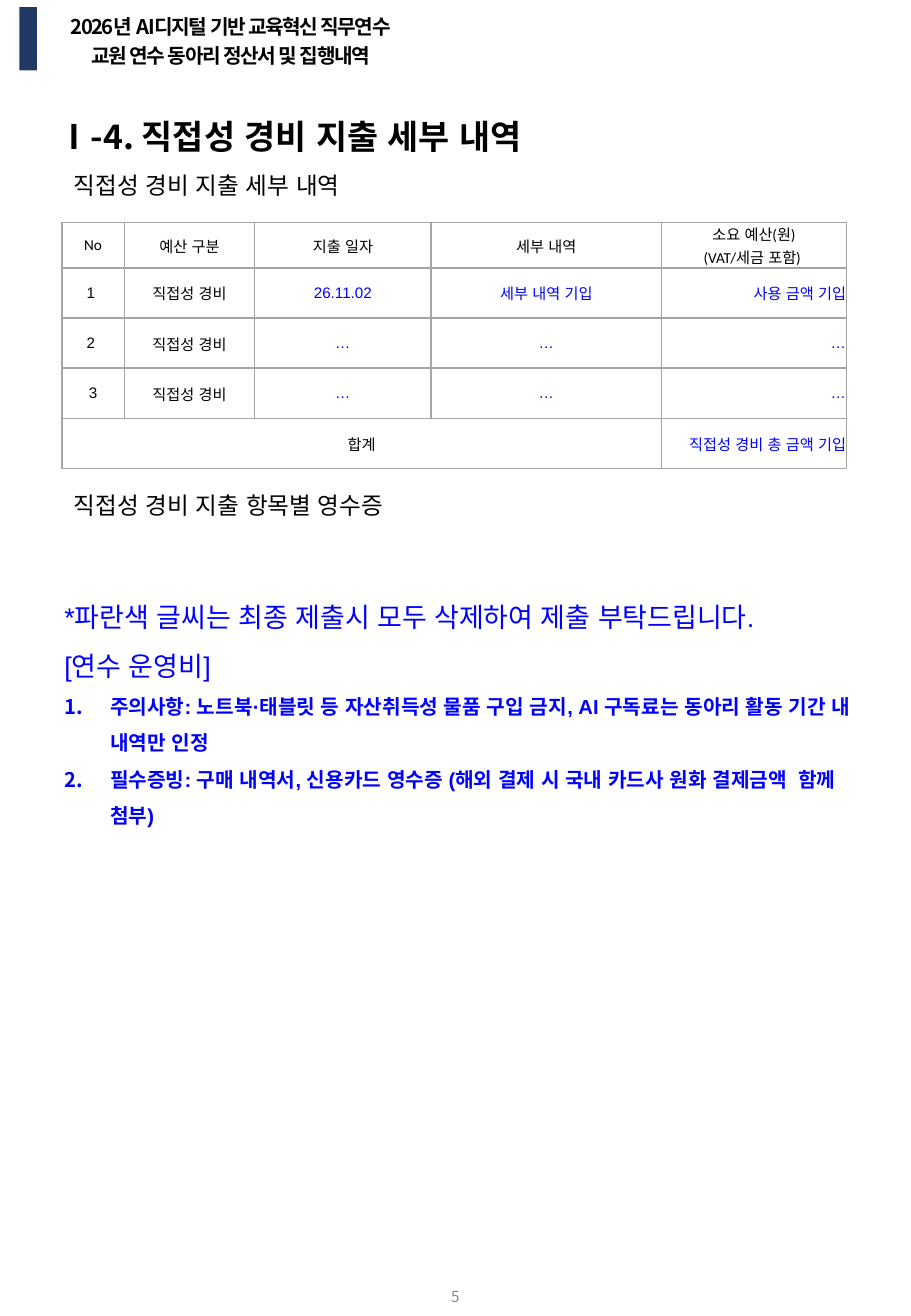
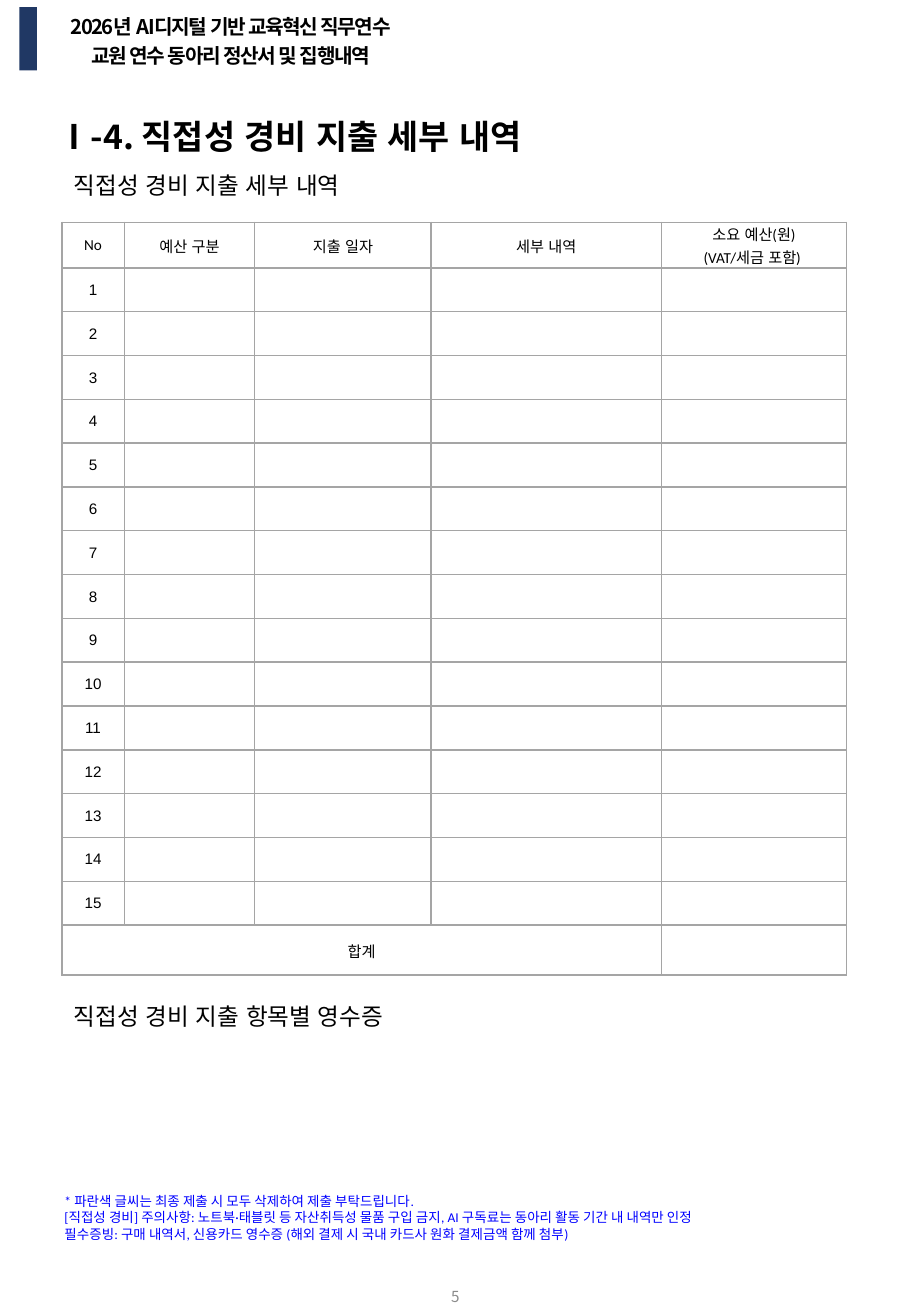
Before and after one commit to uhakim/busan_ai_yesan, a slide deck: slide 5 of app/public/templates/settlement.pptx. Drawn at 911x1316 pixels with LibreOffice and Linux fonts; fonts in the diff are those of the drawing. Boxes give left, top, right and bottom in pixels: in the first picture for what was removed or moved away, otherwise in the second. Text is boxed around its words. In the diff, an @@ line names an element or a change of style, - is before the commit and + after.

```diff
--- a/app/public/templates/settlement.pptx
+++ b/app/public/templates/settlement.pptx
@@ table at [62,222,847,963] @@
-row 2: 1 | 직접성 경비 | 26.11.02 | 세부 내역 기입 | 사용 금액 기입
-row 3: 2 | 직접성 경비 | … | … | …
-row 4: 3 | 직접성 경비 | … | … | …
-row 5: 합계 |  |  |  | 직접성 경비 총 금액 기입
+row 2: 1 |  |  |  | 
+row 3: 2 |  |  |  | 
+row 4: 3 |  |  |  | 
+row 5: 4 |  |  |  | 
+row 6: 5 |  |  |  | 
+row 7: 6 |  |  |  | 
+row 8: 7 |  |  |  | 
+row 9: 8 |  |  |  | 
+row 10: 9 |  |  |  | 
+row 11: 10 |  |  |  | 
+row 12: 11 |  |  |  | 
+row 13: 12 |  |  |  | 
+row 14: 13 |  |  |  | 
+row 15: 14 |  |  |  | 
+row 16: 15 |  |  |  | 
+row 17: 합계 |  |  |  | 
@@ text "직접성 경비 지출 항목별 영수증": place and size @@
-text "직접성 경비 지출 항목별 영수증" at [74,494,383,516]
+text "직접성 경비 지출 항목별 영수증" at [74,1005,383,1027]
@@ text "* 파란색 글씨는 최종 제출 ...": place and size @@
-text "* 파란색 글씨는 최종 제출 ..." at [64,604,851,828]
+text "* 파란색 글씨는 최종 제출 ..." at [64,1194,692,1241]
@@ text at [64,1194,692,1224]: text changed; size 12 to 8 pt; font Arial to Calibri; bold off @@
-*파란색 글씨는 최종 제출시 모두 삭제하여 제출 부탁드립니다.
-[연수 운영비]
-1. 주의사항: 노트북·태블릿 등 자산취득성 물품 구입 금지, AI 구독료는 동아리 활동 기간 내 내역만 인정
+* 파란색 글씨는 최종 제출 시 모두 삭제하여 제출 부탁드립니다.
+[직접성 경비] 주의사항: 노트북·태블릿 등 자산취득성 물품 구입 금지, AI 구독료는 동아리 활동 기간 내 내역만 인정
@@ text at [64,1227,569,1241]: size 12 to 8 pt, font Arial to Calibri, bold off in "필수증빙: 구매 내역서, 신용카드 영수증 (해외 결제 ..."; bullet 1. to none; line spacing 1.5 to 1 @@
```
Also in this commit, not shown: 4 other files.
